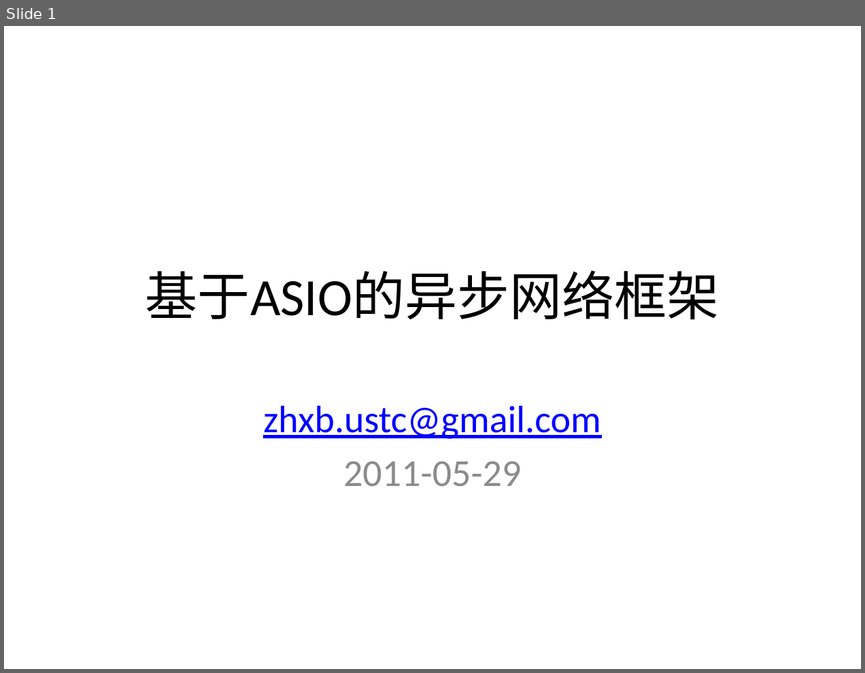
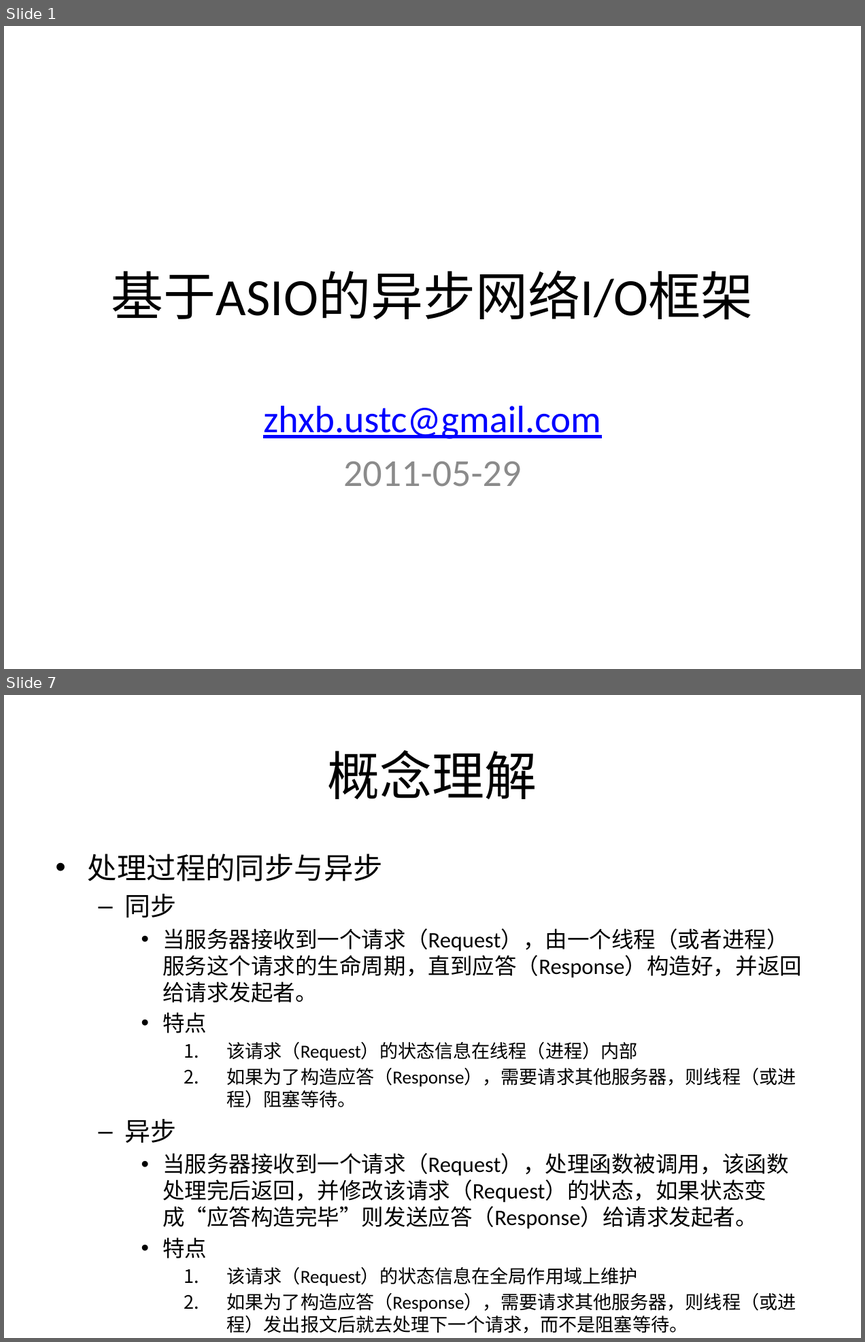
Before and after one commit to kkzhou/kknf, a slide deck: aanf/asio-based2/doc/asio-based AANF.pptx. Shown one above the other, each under a label of ours: slide 1 before the commit, slides 1 and 7 after it; the slides between them are not shown. The pictures are 865x673 and 865x1342 pixels, drawn with LibreOffice and Linux fonts; fonts in the diff are those of the drawing. Boxes give left, top, right and bottom in pixels: in the first picture for what was removed or moved away, otherwise in the second. Text is boxed around its words. In the diff, an @@ line names an element or a change of style, - is before the commit and + after.

```diff
--- a/aanf/asio-based2/doc/asio-based AANF.pptx
+++ b/aanf/asio-based2/doc/asio-based AANF.pptx
@@ slide 7 added at (4,695,861,1338), background #FFFFFF @@
@@ title added at (328,750,537,799), 44 pt, text #000000 @@
+概念理解
@@ text added at (88,853,802,1333), 18.6 pt, text #000000 @@
+• 处理过程的同步与异步
+  – 同步
+    • 当服务器接收到一个请求（Request），由一个线程（或者进程）服务这个请求的生命周期，直到应答（Response）构造好，并返回给请求发起者。
+    • 特点
+      1. 该请求（Request）的状态信息在线程（进程）内部
+      2. 如果为了构造应答（Response），需要请求其他服务器，则线程（或进程）阻塞等待。
+  – 异步
+    • 当服务器接收到一个请求（Request），处理函数被调用，该函数处理完后返回，并修改该请求（Request）的状态，如果状态变成“应答构造完毕”则发送应答（Response）给请求发起者。
+    • 特点
+      1. 该请求（Request）的状态信息在全局作用域上维护
+      2. 如果为了构造应答（Response），需要请求其他服务器，则线程（或进程）发出报文后就去处理下一个请求，而不是阻塞等待。
@@ slide 1 changed as well @@
@@ title at (111,270,753,320): text changed @@
-基于ASIO的异步网络框架
+基于ASIO的异步网络I/O框架
```
Also in this commit, not shown: 1 other slide changed, 26 other slides added, 3 slides removed.
